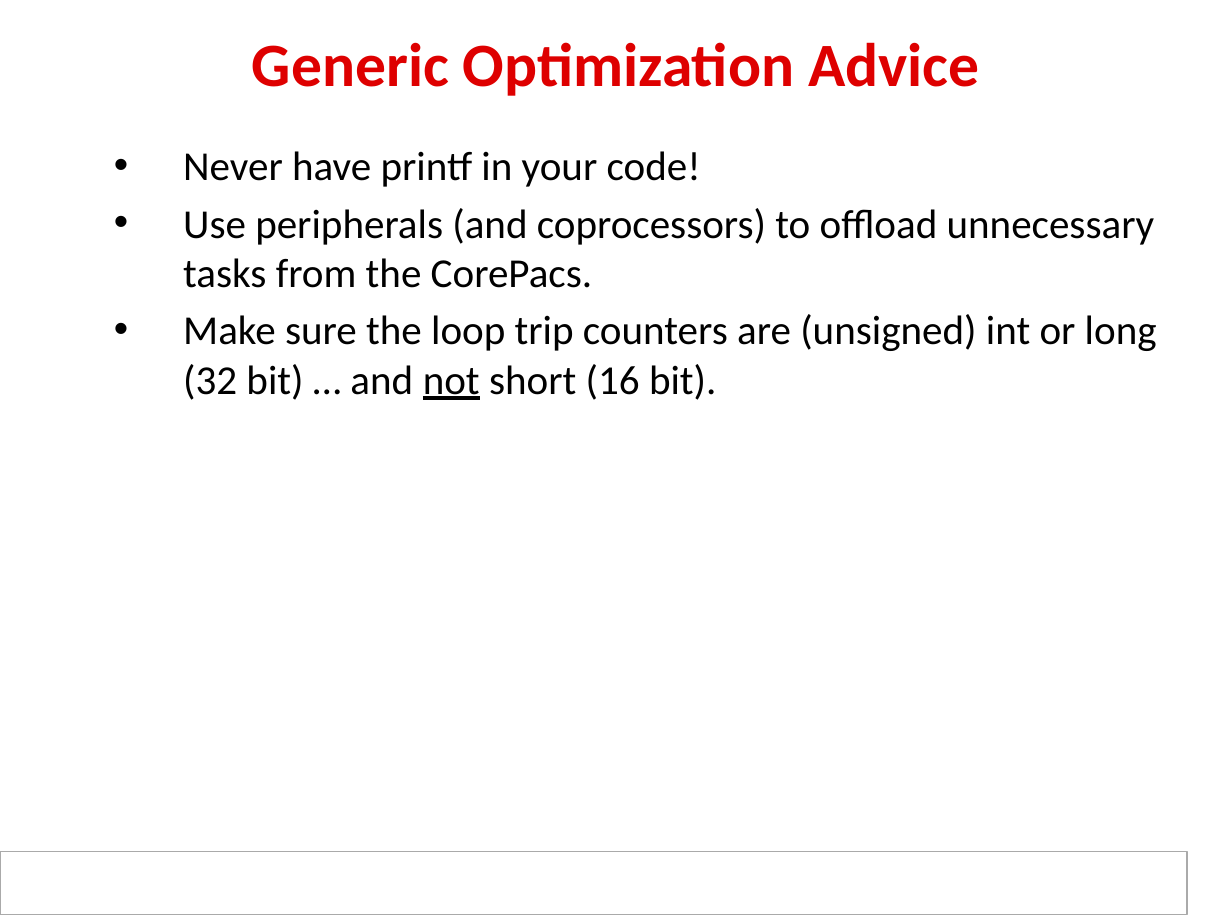
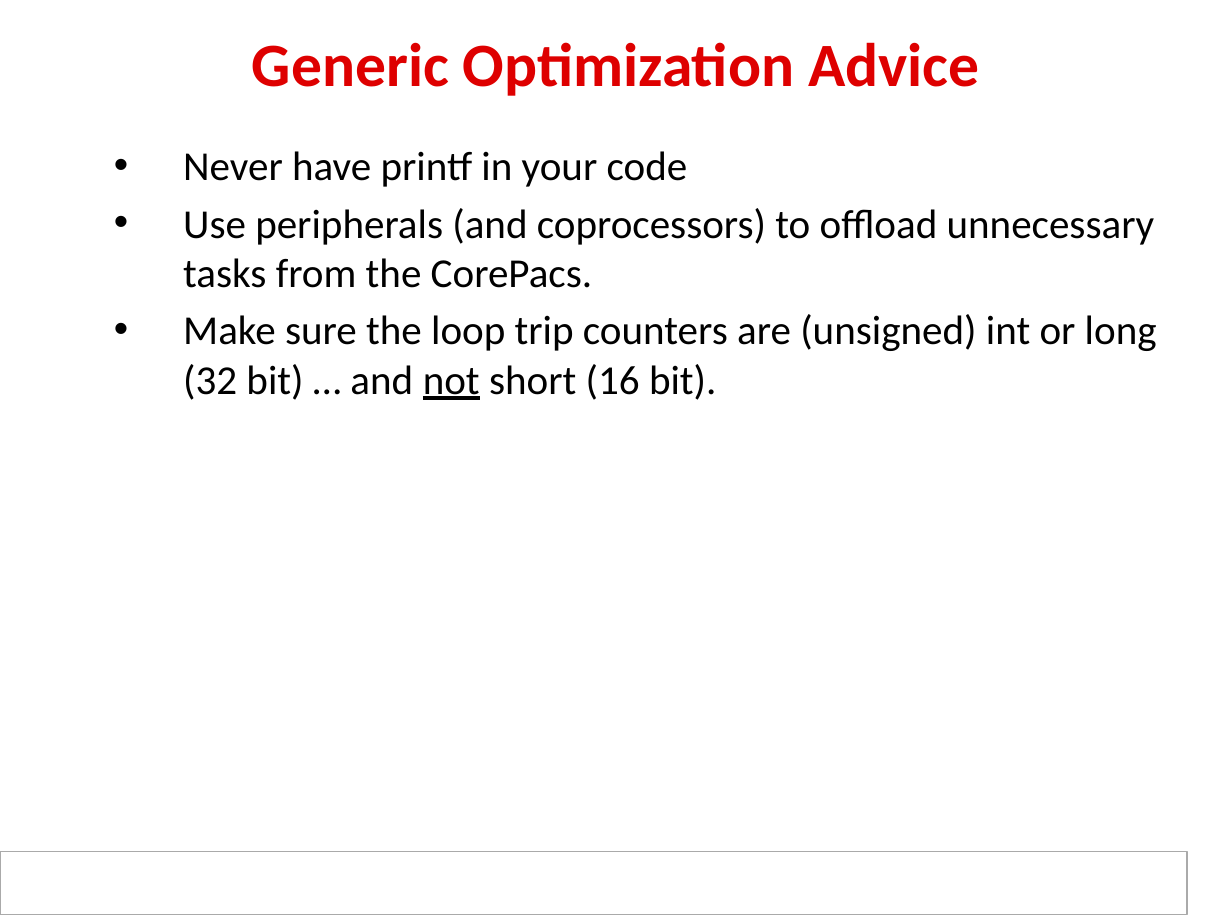
Before and after one commit to hari1989/keystone-workshop, a slide deck: slide 19 of slides/KeyStone Optimization.pptx. Drawn at 1232x924 pixels with LibreOffice and Linux fonts; fonts in the diff are those of the drawing; background and template pictures are left out. Boxes give left, top, right and bottom in pixels: in the first picture for what was removed or moved away, otherwise in the second. Text is boxed around its words. In the diff, an @@ line names an element or a change of style, - is before the commit and + after.

```diff
--- a/slides/KeyStone Optimization.pptx
+++ b/slides/KeyStone Optimization.pptx
@@ text at (183,151,688,187): text changed @@
-  • Never have printf in your code!
+  • Never have printf in your code
```
Also in this commit, not shown: 8 slides removed, 2 other files.
